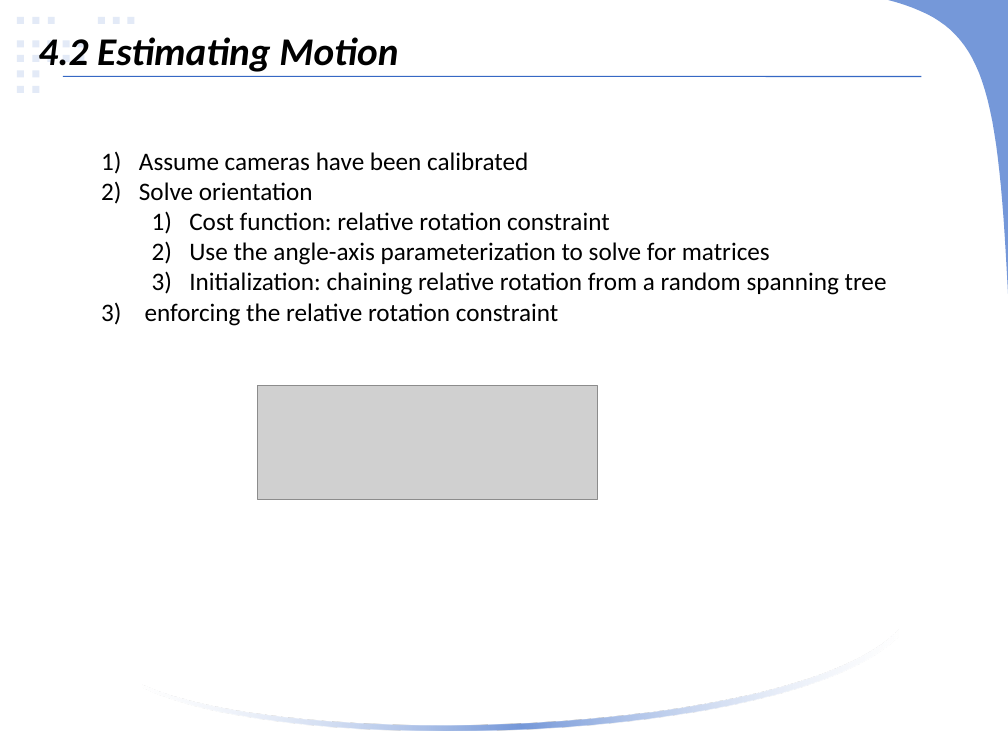
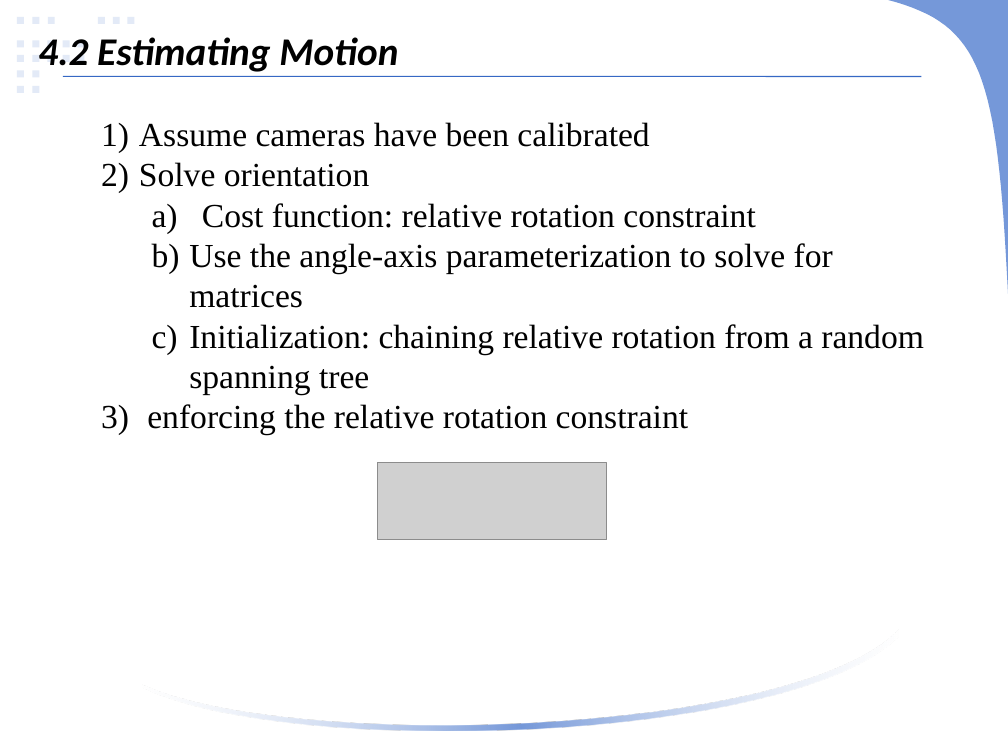
Before and after one commit to linlinge/monday-speech, a slide deck: slide 11 of 2019.03.25 ICCV 2015, Optimizing the Viewing Graph for Structure-from-Motion.pptx. Drawn at 1008x756 pixels with LibreOffice and Linux fonts; fonts in the diff are those of the drawing; grey boxes stand for pictures. Boxes give left, top, right and bottom in pixels: in the first picture for what was removed or moved away, otherwise in the second. Text is boxed around its words. In the diff, an @@ line names an element or a change of style, - is before the commit and + after.

```diff
--- a/2019.03.25 ICCV 2015, Optimizing the Viewing Graph for Structure-from-Motion.pptx
+++ b/2019.03.25 ICCV 2015, Optimizing the Viewing Graph for Structure-from-Motion.pptx
@@ text "Assume cameras have been calibrated": place and size @@
-text "Assume cameras have been calibrated" at box(139, 152, 887, 326)
+text "Assume cameras have been calibrated" at box(139, 122, 924, 435)
@@ text "Assume cameras have been calibrated" at box(139, 122, 924, 435): size 18 to 24 pt, font Calibri to Times New Roman; bullet 1) to a) @@
@@ picture: place and size @@
-picture at box(258, 386, 598, 500)
+picture at box(378, 463, 607, 539)
```
Also in this commit, not shown: 5 other slides changed, 1 slide added, 1 other file.
